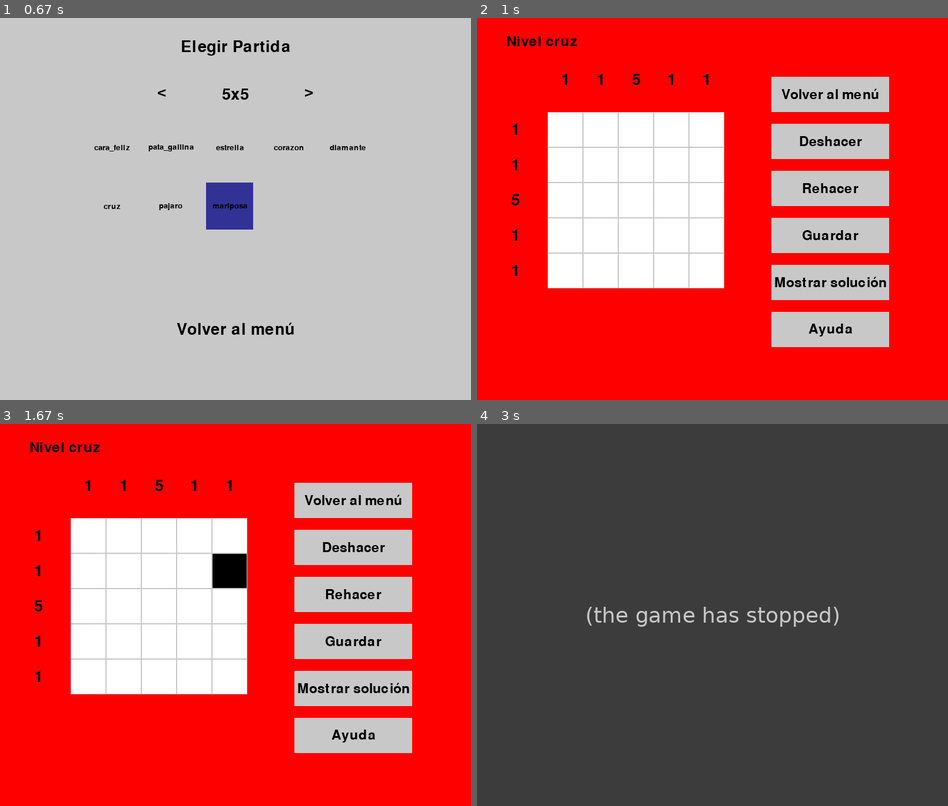
Above: before the commit, frames 1-4 (two rows, left to right).
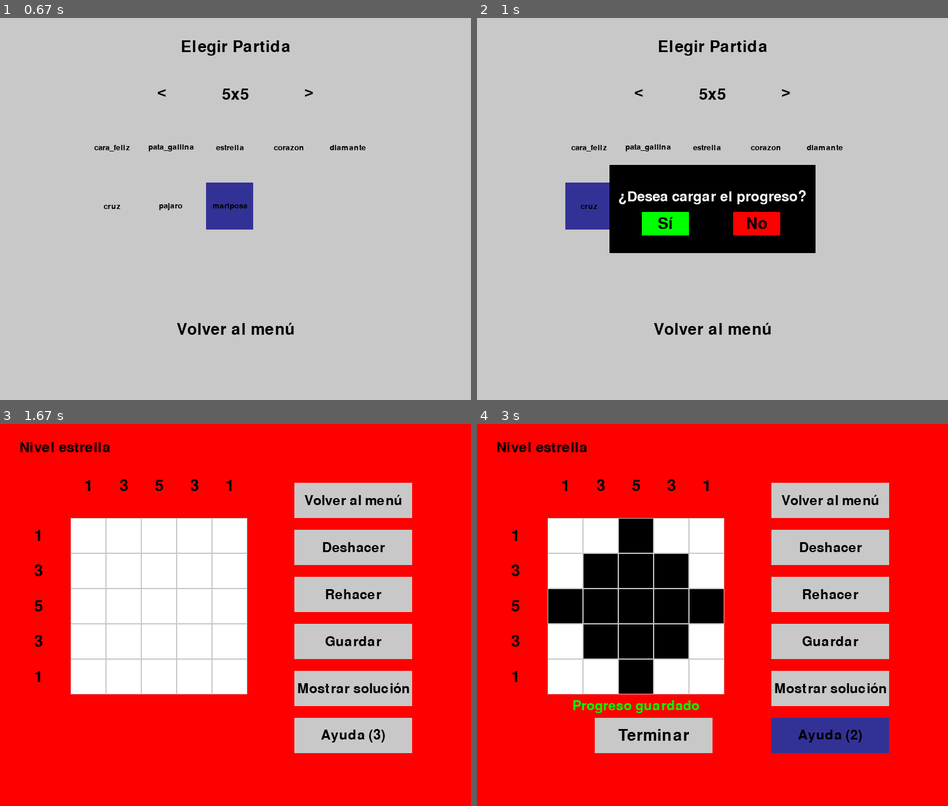
Above: after the commit, the same moments.

Repository: Diego-ipt/Pygame_nonograma
Game: pygame game, started from inicio.py
Same seed, same stepped clock (60 frames per second), same inputs: the game is played once before the commit and once after it.
Inputs (mouse positions are in pixels of both pictures, inside the frame that each line leads up to):
- Up to frame 1 (0.67 s): click (216, 224) at 0.43 s
- Up to frame 2 (1 s): click (599, 212) at 0.72 s
- Up to frame 3 (1.67 s): click (89, 702) at 1.05 s; click (230, 553) at 1.38 s, where only the run after the commit has a clickable "estrella"
- Up to frame 4 (3 s): click (830, 737) at 1.75 s, where only the run after the commit has a clickable "Ayuda (3)"; click "Guardar" at 2.12 s; click (834, 676) at 2.5 s; click (830, 737) at 2.9 s, where only the run after the commit has a clickable "Ayuda (2)"

Frame 1 is identical in both runs. In frame 2, 88% of the frame differs, in the area x 0-100%, y 0-100%; in frame 3, 1.3%; in frame 4, 100%.
Error before the commit: AttributeError: 'Cell' object has no attribute 'clicked' (tablero_nonograma.py line 205); the game stopped at 2.93 s (later frames are placeholders)

Commit message:
Feat: Sistema de ayudas inteligente

Diff:
--- a/levels/Registros/4_10_base.json
+++ b/levels/Registros/4_10_base.json
@@ -1 +1 @@
-{"identificador": "4_10_base", "avance": [[0, 0, 0, 0, 0, 0, 0, 0, 0, 0], [0, 0, 0, 0, 0, 0, 0, 0, 0, 0], [0, 0, 2, 0, 2, 0, 0, 0, 0, 0], [0, 0, 0, 0, 0, 0, 0, 0, 2, 0], [0, 0, 0, 0, 0, 1, 0, 0, 0, 0], [0, 0, 0, 0, 0, 0, 0, 0, 0, 0], [0, 0, 2, 1, 0, 0, 1, 0, 0, 0], [0, 0, 0, 0, 0, 0, 0, 1, 0, 0], [0, 0, 0, 1, 0, 0, 0, 0, 0, 0], [0, 0, 0, 0, 0, 0, 0, 0, 0, 0]]}
+{"identificador": "4_10_base", "avance": [[0, 0, 0, 0, 0, 0, 0, 0, 0, 0], [0, 0, 0, 0, 0, 0, 0, 0, 0, 0], [0, 0, 0, 0, 0, 0, 0, 1, 0, 0], [0, 0, 0, 0, 0, 0, 0, 1, 0, 0], [0, 0, 0, 0, 0, 0, 0, 1, 0, 0], [0, 0, 0, 0, 0, 0, 0, 0, 0, 0], [0, 0, 0, 0, 0, 0, 0, 0, 0, 0], [0, 0, 0, 0, 0, 0, 0, 0, 0, 0], [0, 0, 0, 0, 0, 0, 0, 0, 0, 0], [0, 0, 0, 0, 0, 0, 0, 0, 0, 0]]}
--- /dev/null
+++ b/levels/Registros/6_5_base.json
@@ -0,0 +1 @@
+{"identificador": "6_5_base", "avance": [[0, 0, 1, 0, 0], [0, 0, 1, 0, 0], [1, 1, 1, 1, 1], [0, 0, 1, 0, 1], [0, 0, 1, 0, 0]]}
--- a/nonograma_core/Logica/tablero_nonograma.py
+++ b/nonograma_core/Logica/tablero_nonograma.py
@@ -120,6 +120,7 @@
         self.stack_redo = Stack()
         self.identificador = identificador
         self.mostrar_solucion = False  # Atributo para alternar entre solución y estado actual
+        self.ayudas = 3
 
     def draw_text(self, text, position):
         text_surface = self.font.render(text, True, (255, 0, 0))
@@ -166,7 +167,6 @@
         if self.running:
             self.handle_events(events, (x, y))
             main_window.blit(self.surface, (x, y))
-        print(self.won)
         if self.won:
             return True
         return False
@@ -198,56 +198,69 @@
             else:
                 self.won = False
 
+    # def help(self):
+    #     matriz_diferencias = [[0 for _ in range(self.board.grid_size)] for _ in range(self.board.grid_size)]
+    #     for j in range(self.board.grid_size):
+    #         for i in range(self.board.grid_size):
+    #             matriz_diferencias[i][j] = [self.board.matriz_solucion[i][j] - self.board.board[i][j].clicked]
+
+    #     for j in range(self.board.grid_size):
+    #         for i in range(self.board.grid_size):
+    #             neighbors = [(i-1, j), (i+1, j), (i, j-1), (i, j+1)]
+    #             valid_neighbors = [(x, y) for x, y in neighbors if 0 <= x < self.board.grid_size and 0 <= y < self.board.grid_size]
+    #     valid_positions = []
+    #     for instancia in valid_neighbors:
+    #         x, y = instancia
+    #         if matriz_diferencias[x][y] != 0:
+    #             valid_positions.append(instancia)
+
+    #     if valid_positions:
+    #         instancia_rand = random.choice(valid_positions)
+    #         x, y = instancia_rand
+    #         self.board.board[x][y].click()
+    #     else:
+    #         valid_positions = [(i, j) for i in range(self.board.grid_size) for j in range(self.board.grid_size) if matriz_diferencias[i][j] != 0]
+    #         if valid_positions:
+    #             instancia_rand = random.choice(valid_positions)
+    #             x, y = instancia_rand
+    #             self.board.board[x][y].click()
+    #         else:
+    #             print("Ya ganaste")
+
     def help(self):
-        matriz_diferencias = [[0 for _ in range(self.board.grid_size)] for _ in range(self.board.grid_size)]
-        for j in range(self.board.grid_size):
-            for i in range(self.board.grid_size):
-                matriz_diferencias[i][j] = [self.board.matriz_solucion[i][j] - self.board.board[i][j].clicked]
-
-        for j in range(self.board.grid_size):
-            for i in range(self.board.grid_size):
-                neighbors = [(i-1, j), (i+1, j), (i, j-1), (i, j+1)]
-                valid_neighbors = [(x, y) for x, y in neighbors if 0 <= x < self.board.grid_size and 0 <= y < self.board.grid_size]
-        valid_positions = []
-        for instancia in valid_neighbors:
-            x, y = instancia
-            if matriz_diferencias[x][y] != 0:
-                valid_positions.append(instancia)
-
-        if valid_positions:
-            instancia_rand = random.choice(valid_positions)
-            x, y = instancia_rand
+        matriz_actual = self.board.get_matriz_actual()
+        matriz_solucion = self.board.matriz_solucion
+
+        # Buscar casillas que están cerca de las ya seleccionadas y que pertenecen a la solución
+        posibles_casillas = []
+
+        for i in range(self.grid_size):
+            for j in range(self.grid_size):
+                if matriz_actual[i][j] == 1:  # Casilla ya seleccionada por el jugador
+                    # Buscar vecinos válidos
+                    vecinos = [ (i-1, j), (i+1, j), (i, j-1), (i, j+1)]
+                    for x, y in vecinos:
+                        if (0 <= x < self.grid_size and 0 <= y < self.grid_size and matriz_actual[x][y] == 0 and matriz_solucion[x][y] == 1):
+                            posibles_casillas.append((x, y))
+
+        # Si hay casillas candidatas, elegir una aleatoria
+        if posibles_casillas:
+            x, y = random.choice(posibles_casillas)
             self.board.board[x][y].click()
         else:
-            valid_positions = [(i, j) for i in range(self.board.grid_size) for j in range(self.board.grid_size) if matriz_diferencias[i][j] != 0]
-            if valid_positions:
-                instancia_rand = random.choice(valid_positions)
-                x, y = instancia_rand
+            # Si no hay vecinos cercanos válidos, buscar cualquier casilla no seleccionada de la solución
+            for i in range(self.grid_size):
+                for j in range(self.grid_size):
+                    if matriz_actual[i][j] == 0 and matriz_solucion[i][j] == 1:
+                        posibles_casillas.append((i, j))
+
+            if posibles_casillas:
+                x, y = random.choice(posibles_casillas)
                 self.board.board[x][y].click()
             else:
-                print("Ya ganaste")
-
-# def main():
-#     pygame.init()
-#     main_window_size = (600, 600)
-#     main_window = pygame.display.set_mode(main_window_size)
-#     pygame.display.set_caption("Main Window")
-#     clock = pygame.time.Clock()
-#     game = Game()
-#     game_position = (150, 150)  # Position of the game within the main window
-
-#     running = True
-#     while running:
-#         for event in pygame.event.get():
-#             if event.type == pygame.QUIT:
-#                 running = False
-
-#         main_window.fill((200, 200, 200))  # Fill the main window with a background color
-#         game.run(main_window, *game_position)
-#         pygame.display.flip()
-#         clock.tick(60)
-
-#     pygame.quit()
-
-# if __name__ == "__main__":
-#     main()
+                self.won = True
+
+        if self.board.get_matriz_actual() == matriz_solucion:
+            self.won = True
+        else:
+            self.ayudas = self.ayudas - 1
--- a/nonograma_core/Ventanas/VentanaNonogramaGame.py
+++ b/nonograma_core/Ventanas/VentanaNonogramaGame.py
@@ -18,20 +18,29 @@
         self.nombre_nivel = nombre_nivel
         self.running = True
         self.registro = Guardado(nombre_nivel, game, game.identificador)
-        self.mostrar_mensaje = False  # Controla si se debe mostrar el mensaje
-        self.tiempo_mensaje = 0       # Registra el tiempo para mostrar el mensaje
+        self.mostrar_mensaje_progreso = False  # Controla si se debe mostrar el mensaje
+        self.tiempo_mensaje_progreso = 0       # Registra el tiempo para mostrar el mensaje
+        self.mostrar_mensaje_ayudas = False
+        self.tiempo_mensaje_ayudas = 0
 
     def guardar_progreso(self):
         try:
             self.registro.Save_progress()
-            self.mostrar_mensaje = True
-            self.tiempo_mensaje = time.time()
+            self.mostrar_mensaje_progreso = True
+            self.tiempo_mensaje_progreso = time.time()
         except Exception as e:
             print(f"Error al guardar el progreso: {e}")
 
     def victoria(self):
         self.game.running = False
         self.cambiar_ventana('ventana_victoria')
+
+    def ayudas(self):
+        if self.game.ayudas == 0:
+            self.mostrar_mensaje_ayudas = True
+            self.tiempo_mensaje_ayudas = time.time()
+        else:
+            self.game.help()
 
     # En el bucle principal del juego
     def dibujar(self):
@@ -76,14 +85,21 @@
         boton("Rehacer", 500, 260, 200, 60, GRIS, AZUL_OSCURO, pantalla, self.game.rehacer, font=pygame.font.SysFont(None, 34))
         boton("Guardar", 500, 340, 200, 60, GRIS, AZUL_OSCURO, pantalla, self.guardar_progreso, font=pygame.font.SysFont(None, 34))
         boton("Mostrar solución", 500, 420, 200, 60, GRIS, AZUL_OSCURO, pantalla, self.game.toggle_mostrar_solucion, font=pygame.font.SysFont(None, 34))
-        boton("Ayuda", 500, 500, 200, 60, GRIS, AZUL_OSCURO, pantalla, self.game.help, font=pygame.font.SysFont(None, 34))
+        texto_ayuda = f"Ayuda ({self.game.ayudas})"
+        boton(texto_ayuda, 500, 500, 200, 60, GRIS, AZUL_OSCURO, pantalla, self.ayudas, font=pygame.font.SysFont(None, 34))
 
         # Mostrar el mensaje de confirmación si está activo
-        if self.mostrar_mensaje:
-            mostrar_texto("Progreso guardado", pygame.font.SysFont(None, 34), VERDE, pantalla, 300, 550)
+        if self.mostrar_mensaje_progreso:
+            mostrar_texto("Progreso guardado", pygame.font.SysFont(None, 34), VERDE, pantalla, 270, 480)
             # Desactiva el mensaje después de 2 segundos
-            if time.time() - self.tiempo_mensaje > 2:
-                self.mostrar_mensaje = False
+            if time.time() - self.tiempo_mensaje_progreso > 2:
+                self.mostrar_mensaje_progreso = False
+
+        if self.mostrar_mensaje_ayudas:
+            mostrar_texto("No tienes más ayudas", pygame.font.SysFont(None, 34), NEGRO, pantalla, 270, 530)
+            # Desactiva el mensaje después de 2 segundos
+            if time.time() - self.tiempo_mensaje_ayudas > 2:
+                self.mostrar_mensaje_ayudas = False
 
         if self.game.run(pantalla, *game_position, pygame.event.get()):
             boton("Terminar", 200, 500, 200, 60, GRIS, AZUL_OSCURO, pantalla, self.victoria)
